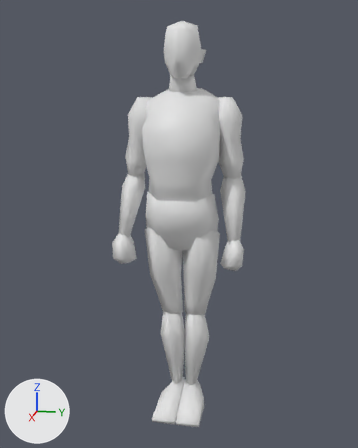
An edit to the FBX model Assets/Geometry/hero.fbx, drawn before and after from the same camera.
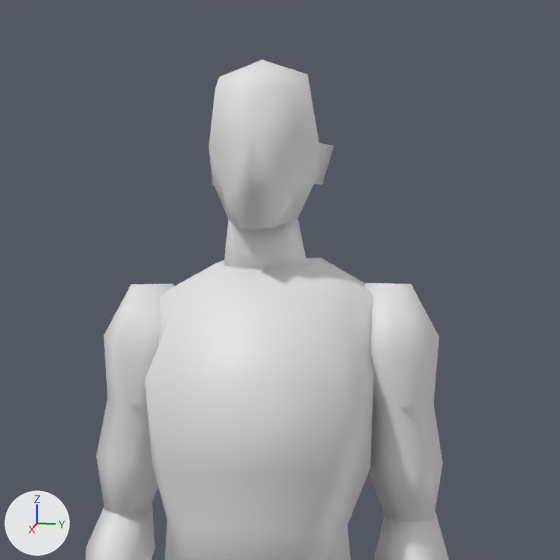
Old and new are each drawn whole from a camera (50 mm lens) standing at (3.073, 0.594, 2.091) and looking at (0.01, -0.019, 1.325) and again close up on the part from 26% to 79% of the width and 0% to 43% of the height. The axes (+X, +Y, +Z) are drawn at lower left. The lights are the same throughout. Where no turn or scale is listed for an object, it has been applied to the vertices. Vertices at the same position are counted once.

Names of what the first close-up shows: 'm.arm.hi.l', 'm.arm.hi.r', 'm.arm.lo.l', 'm.arm.lo.r', 'm.chest', 'm.head', 'm.head.001'.
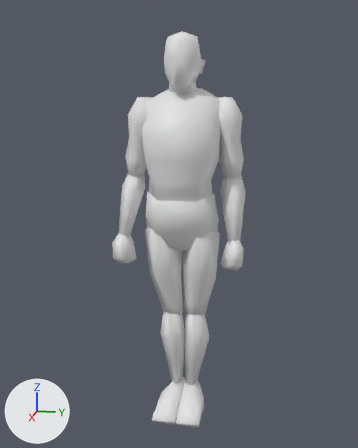
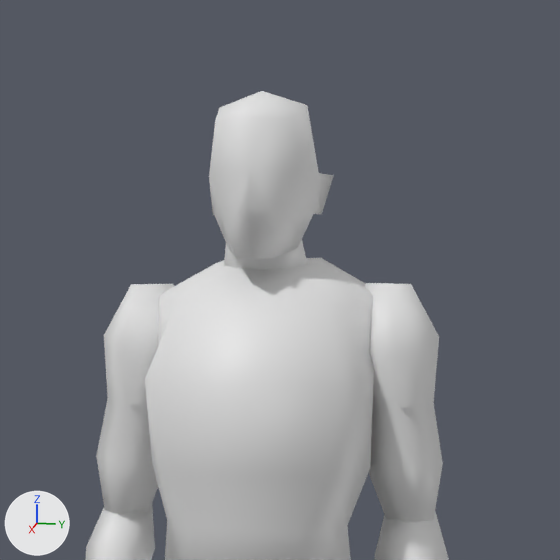
Where the newer file only moved an object's origin or applied its transform, the numbers keep the older frame.

The edits, one by one:
me_cube_008 has 49 vertices, 94 faces and spans x -0.151..0.158, y -0.127..0.136, z 2.228..2.557.
me_cube_008 is used by ob_m_head; location (0.0, 0.0, -0.003).
me_cube_008 part 1: the whole mesh is moved by (0.0, 0.0, -0.058).

Pixel boxes [x1, y1, x2, y2] of what changed, in the close-ups (560 x 560 px):
'm.head', mesh moved: before [209, 60, 334, 229]; after [209, 91, 334, 259]
'm.head.001', unchanged, covered by the edit: before [224, 219, 308, 270]; after [224, 240, 308, 270]
